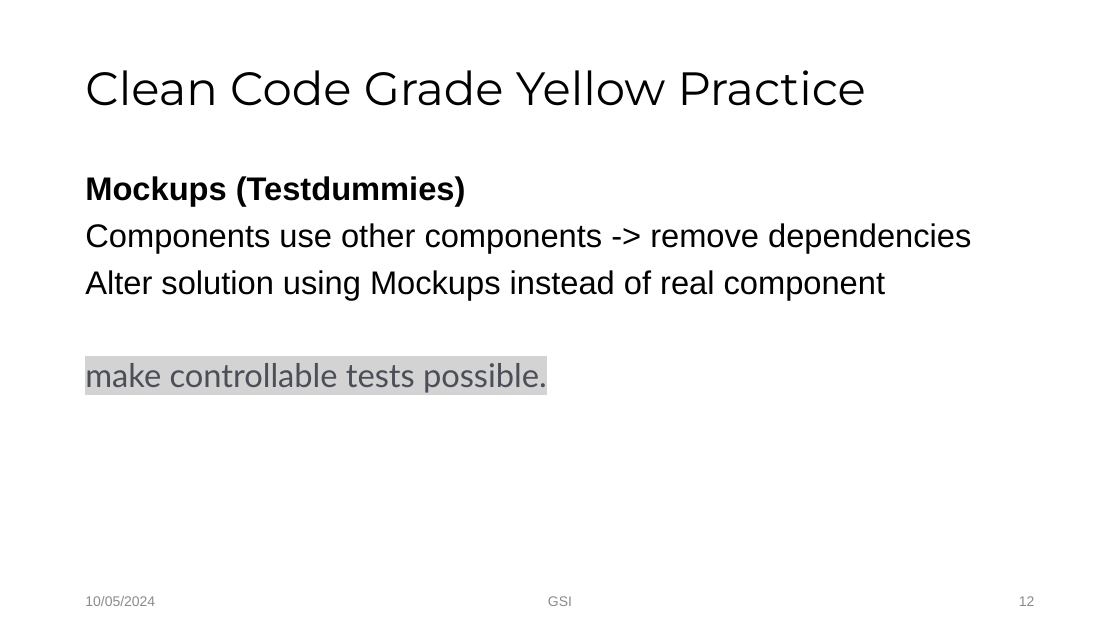
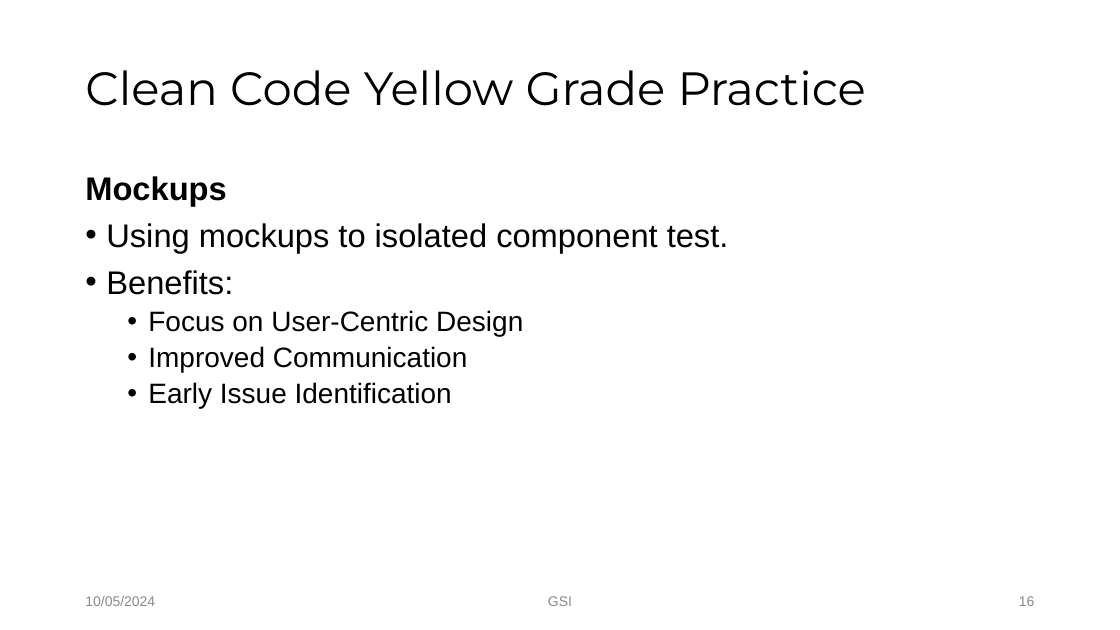
Before and after one commit to Tuyen92/my_bag, a slide deck: slide 16 of yellow.pptx (slide 12 before the commit). Drawn at 1120x630 pixels with LibreOffice and Linux fonts; fonts in the diff are those of the drawing; background and template pictures are left out. Boxes give left, top, right and bottom in pixels: in the first picture for what was removed or moved away, otherwise in the second. Text is boxed around its words. In the diff, an @@ line names an element or a change of style, - is before the commit and + after.

Commit message:
pp yellow

```diff
--- a/yellow.pptx
+++ b/yellow.pptx
@@ title at [85, 70, 866, 106]: text changed @@
-Clean Code Grade Yellow Practice
+Clean Code Yellow Grade Practice
@@ text at [85, 176, 729, 408]: text changed; size 28 to 24 pt @@
-Mockups (Testdummies)
-Components use other components -> remove dependencies
-Alter solution using Mockups instead of real component
-make controllable tests possible.
+Mockups
+• Using mockups to isolated component test.
+• Benefits:
+  • Focus on User-Centric Design
+  • Improved Communication
+  • Early Issue Identification
@@ page number at [1019, 596, 1035, 606]: text changed @@
-12
+16
```
Also in this commit, not shown: 12 other slides changed, 4 slides added.
